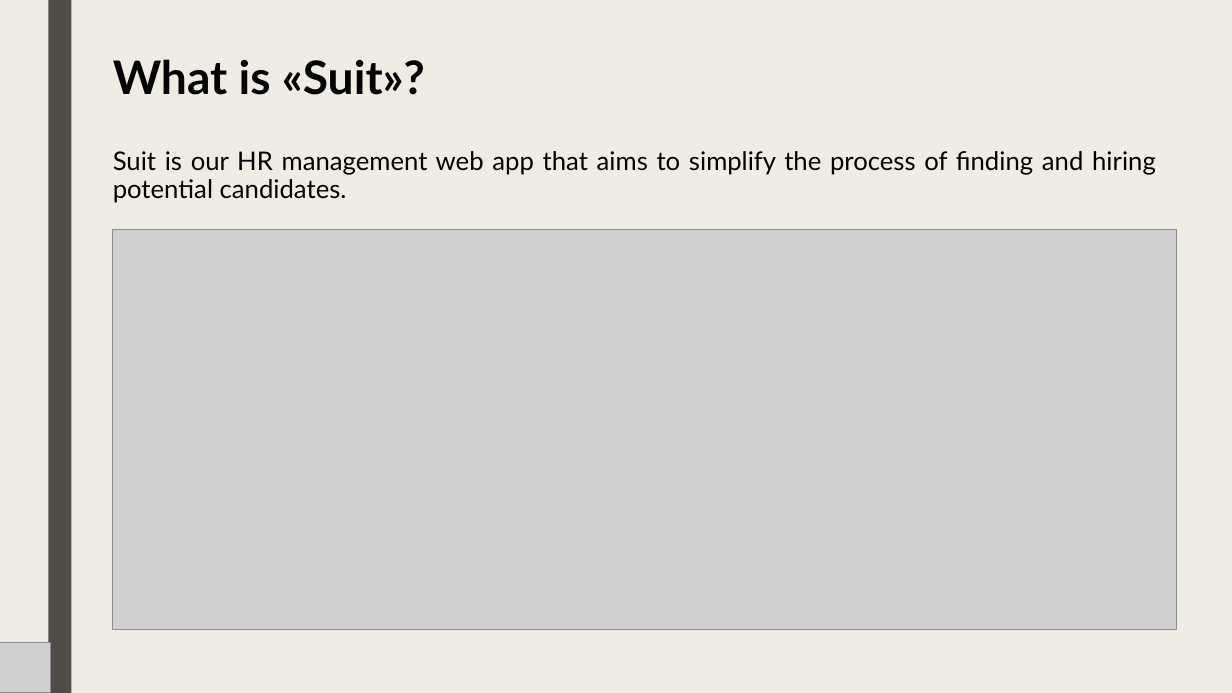
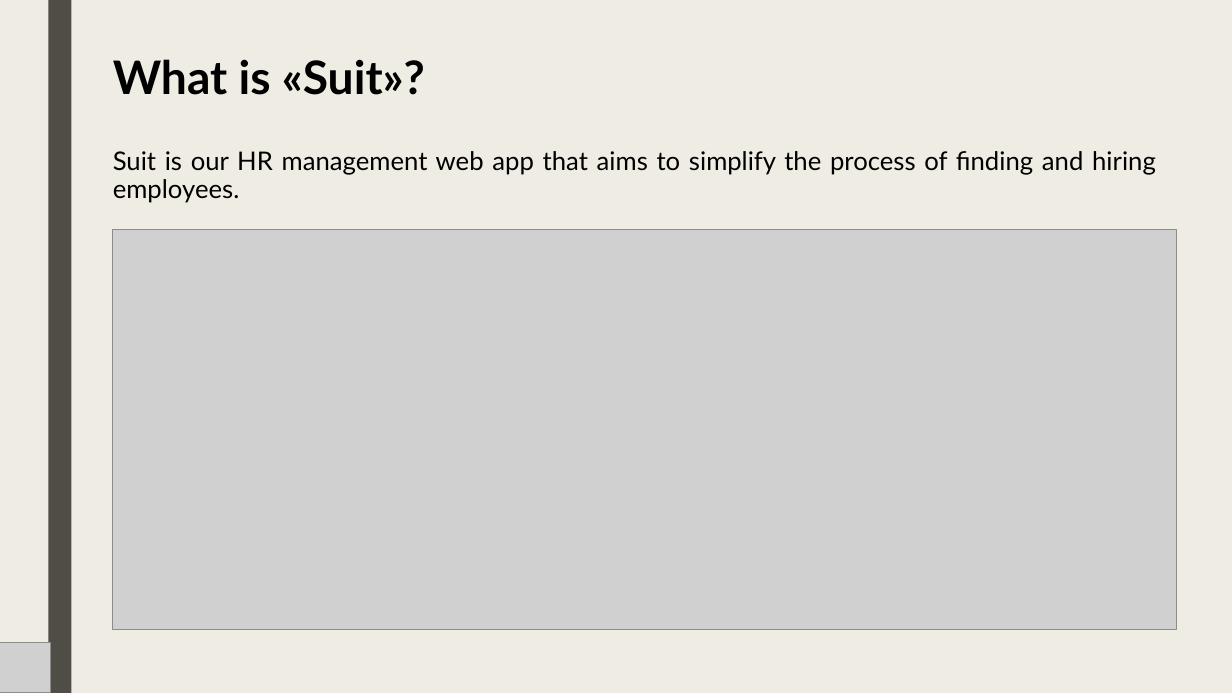
Before and after one commit to lt-scuolalavoro/suit, a slide deck: slide 2 of resources/EN - Suit Database.pptx. Drawn at 1232x693 pixels with LibreOffice and Linux fonts; fonts in the diff are those of the drawing; grey boxes stand for pictures. Boxes give left, top, right and bottom in pixels: in the first picture for what was removed or moved away, otherwise in the second. Text is boxed around its words. In the diff, an @@ line names an element or a change of style, - is before the commit and + after.

```diff
--- a/resources/EN - Suit Database.pptx
+++ b/resources/EN - Suit Database.pptx
@@ text at [113, 151, 1156, 203]: text changed @@
-Suit is our HR management web app that aims to simplify the process of finding and hiring potential candidates.
+Suit is our HR management web app that aims to simplify the process of finding and hiring employees.
```
Also in this commit, not shown: 7 other slides changed, 1 other file.
